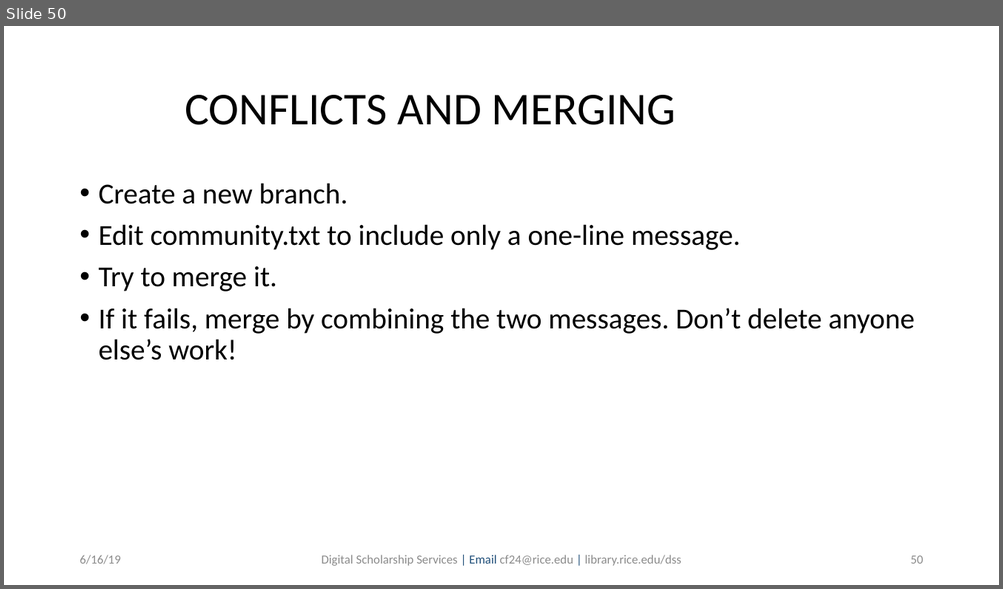
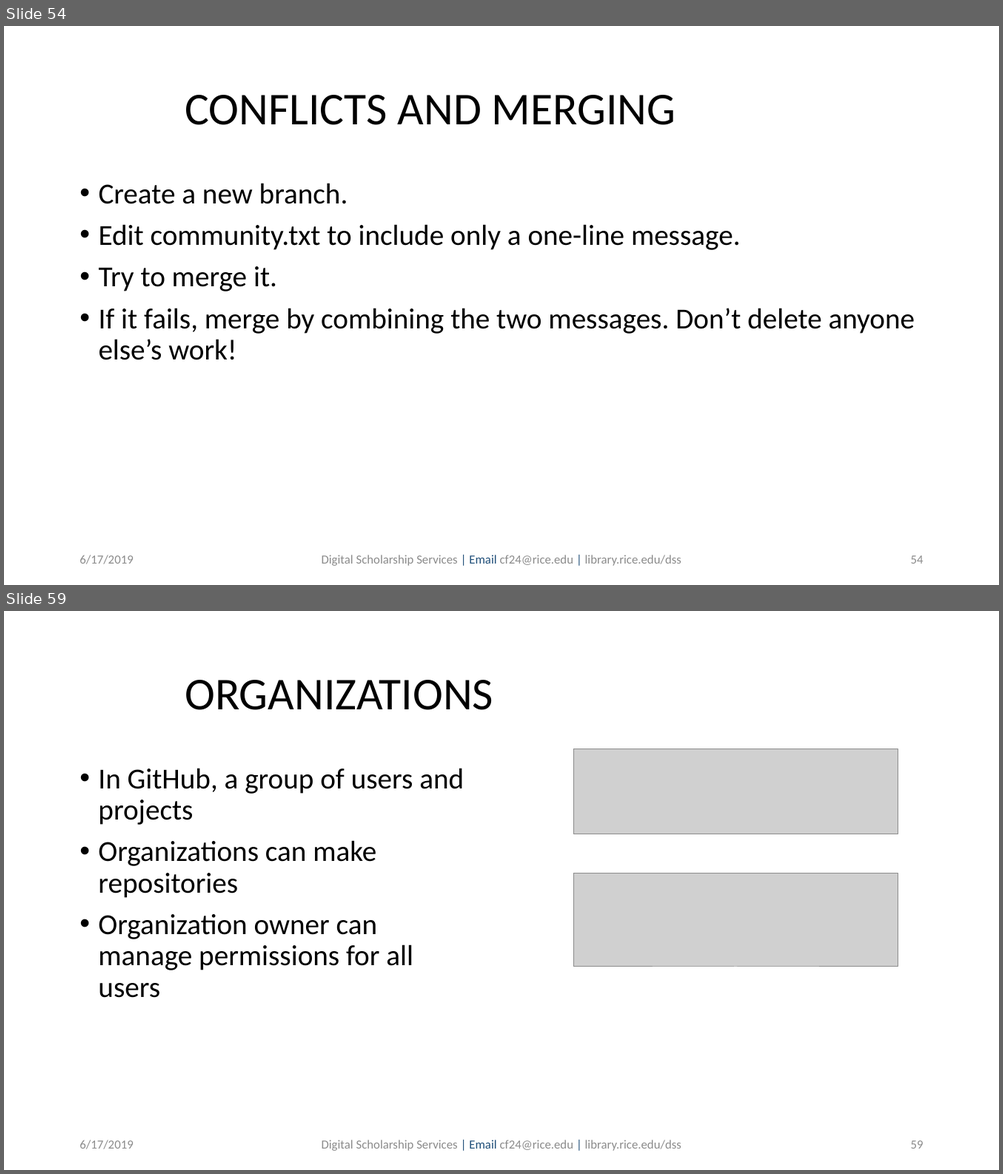
Before and after one commit to bakitybacon/rice-data-and-donuts, a slide deck: github/Introduction to Git & GitHub.pptx. Shown one above the other, each under a label of ours: slide 50 before the commit, slides 54 and 59 after it; the slides between them are not shown. The pictures are 1003x589 and 1003x1174 pixels, drawn with LibreOffice and Linux fonts; fonts in the diff are those of the drawing; grey boxes stand for pictures; background and template pictures are left out. Boxes give left, top, right and bottom in pixels: in the first picture for what was removed or moved away, otherwise in the second. Text is boxed around its words. In the diff, an @@ line names an element or a change of style, - is before the commit and + after.

```diff
--- a/github/Introduction to Git & GitHub.pptx
+++ b/github/Introduction to Git & GitHub.pptx
@@ slide 59 added at <box>4,611,999,1170</box>, background #FFFFFF @@
@@ text added at <box>185,680,493,710</box>, 44 pt, text #000000 @@
+ORGANIZATIONS
@@ picture added at <box>573,749,897,834</box> @@
@@ text added at <box>98,768,464,998</box>, 28 pt, text #000000 @@
+• In GitHub, a group of users and projects
+• Organizations can make repositories
+• Organization owner can manage permissions for all users
@@ picture added at <box>573,874,897,967</box> @@
@@ text added at <box>79,1140,133,1150</box>, 12 pt, text #8B8B8B @@
+6/17/2019
@@ text added at <box>321,1140,681,1151</box>, 12 pt, text #8B8B8B @@
+Digital Scholarship Services | Email cf24@rice.edu | library.rice.edu/dss
@@ page number added at <box>910,1141,923,1149</box>, 12 pt, text #8B8B8B @@
+59
@@ what was slide 50 is now slide 54 @@
@@ slide 54 changed as well @@
@@ text at <box>79,555,133,565</box>: text changed @@
-6/16/19
+6/17/2019
@@ page number at <box>910,556,923,564</box>: text changed @@
-50
+54
```
Also in this commit, not shown: 56 other slides changed, 12 other slides added.
